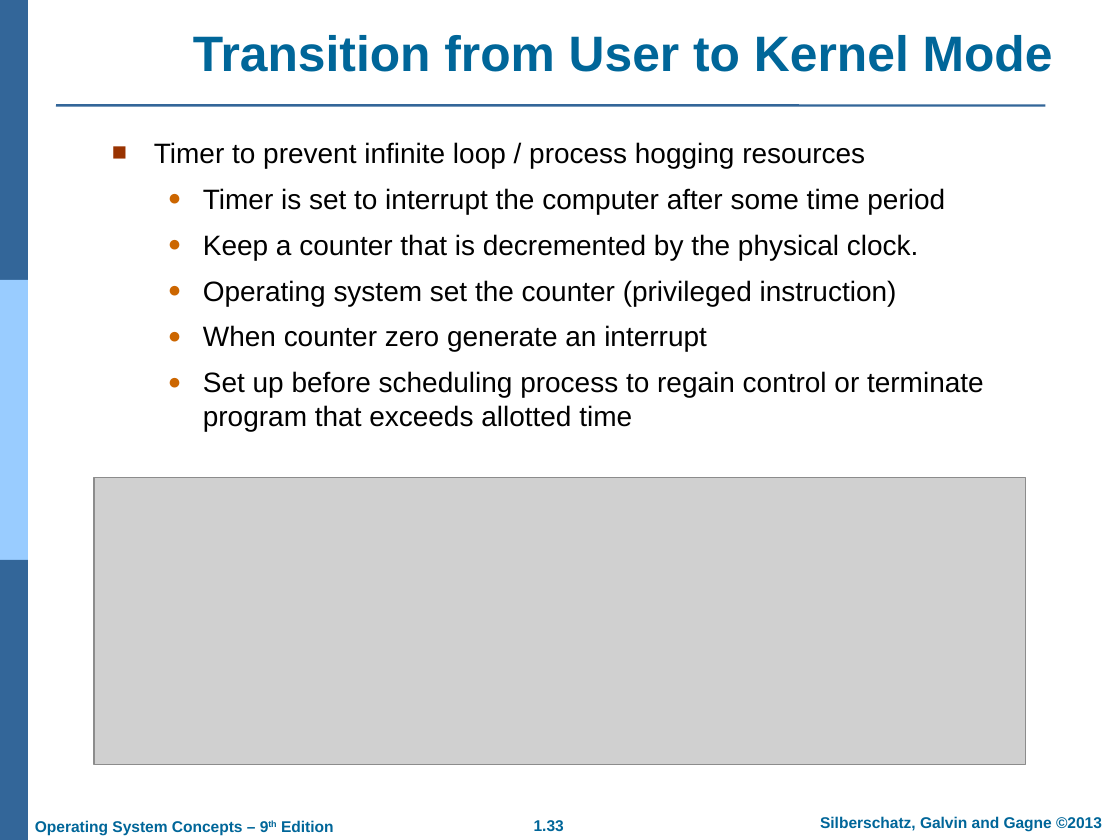
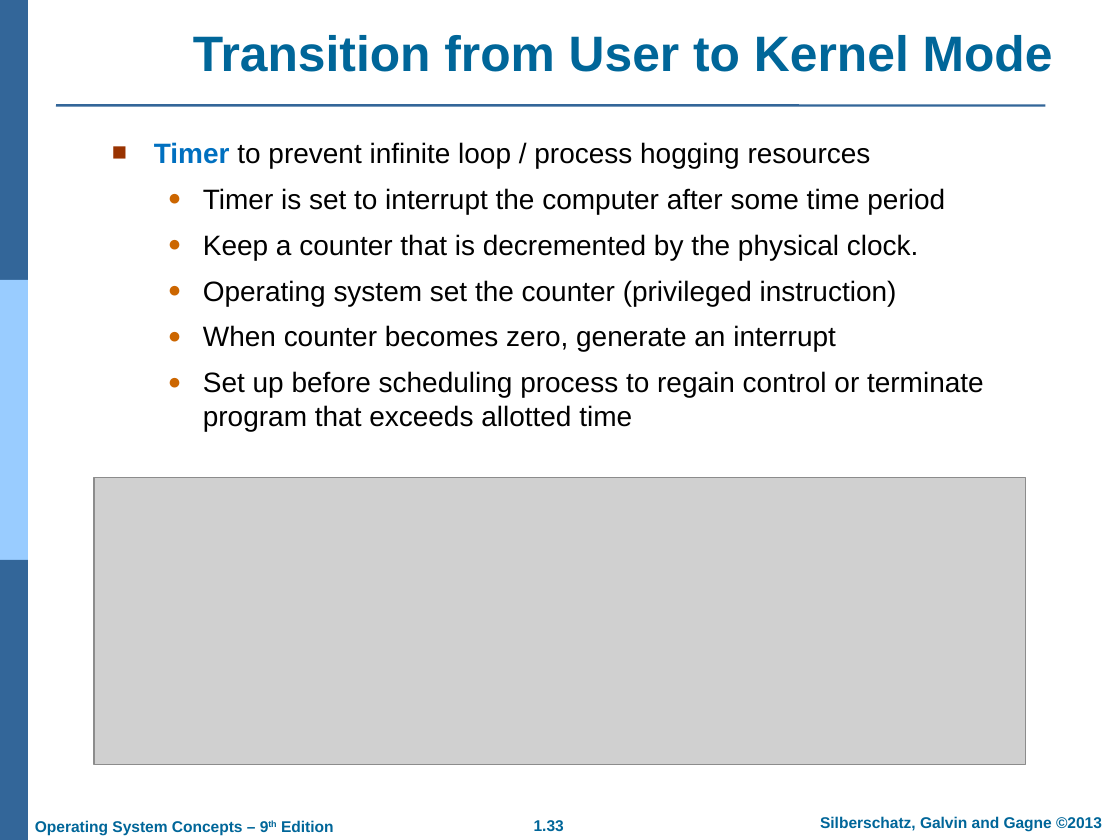
Before and after one commit to GeneralNitin/S4, a slide deck: slide 33 of S4/03. OS/PPTs/PPT-dir/01. Introduction.ppt. Drawn at 1120x840 pixels with LibreOffice and Linux fonts; fonts in the diff are those of the drawing; grey boxes stand for pictures; background and template pictures are left out. Boxes give left, top, right and bottom in pixels: in the first picture for what was removed or moved away, otherwise in the second. Text is boxed around its words. In the diff, an @@ line names an element or a change of style, - is before the commit and + after.

```diff
--- a/S4/03. OS/PPTs/PPT-dir/01. Introduction.ppt
+++ b/S4/03. OS/PPTs/PPT-dir/01. Introduction.ppt
@@ text at (154, 142, 871, 168): text colour #000000 to #0070C0, bold on in "Timer" @@
@@ text at (203, 325, 836, 352): text changed @@
-  ● When counter zero generate an interrupt
+  ● When counter becomes zero, generate an interrupt
```
Also in this commit, not shown: 13 other slides changed.
